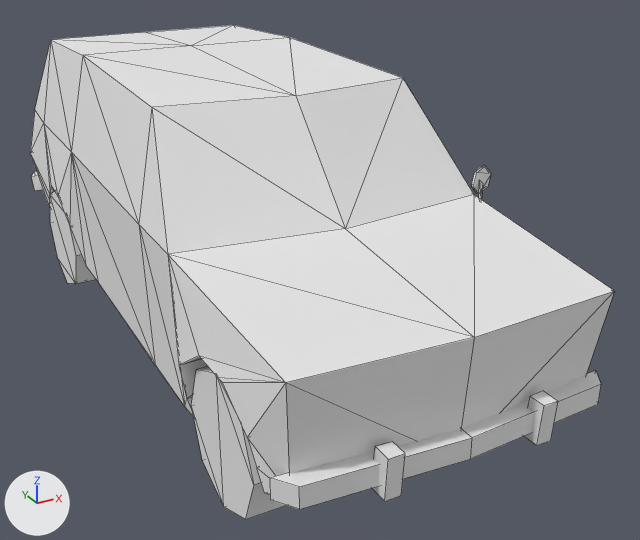
Two versions of the OBJ model assets/Car 01/Car.obj, one commit apart.
Both versions are drawn from a 50 mm camera at (-2.71, -6.21, 3.4) aimed at (0.46, -0.47, 0.53). The axes (+X, +Y, +Z) are drawn at lower left. The lights are the same throughout. The picture after the commit comes second. Mesh edges are drawn as thin lines. Where no turn or scale is listed for an object, it has been applied to the vertices.

Objects in the first picture: 'Car'.
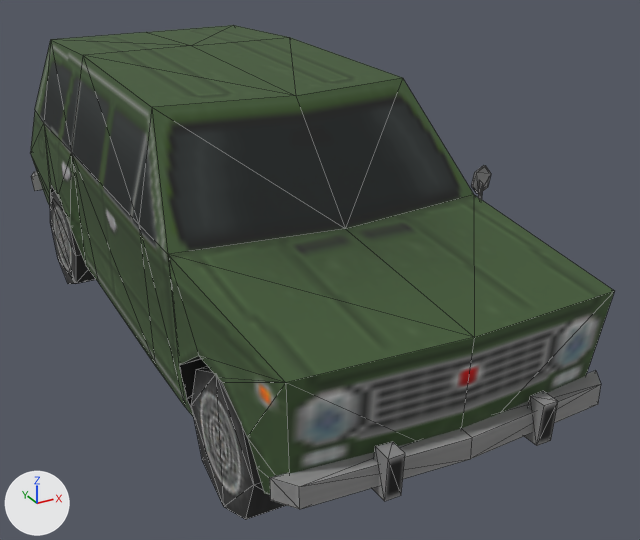
What the commit changed:
Picture 'car.png' (img_car_png) is new.
In material 'car_mat' (mat_car_mat), base_color is no longer (0.8, 0.8, 0.8), white #e7e7e7.
In material 'car_mat' (mat_car_mat), texture is now set to img_car_png.
In material 'car_mat' (mat_car_mat), roughness goes from 1.0 to 0.9.

Boxes [x1, y1, x2, y2] around the edits, measured in the pictures (640 x 540 px):
'Car', surface changed (darker)
    both: [30, 25, 615, 520]
